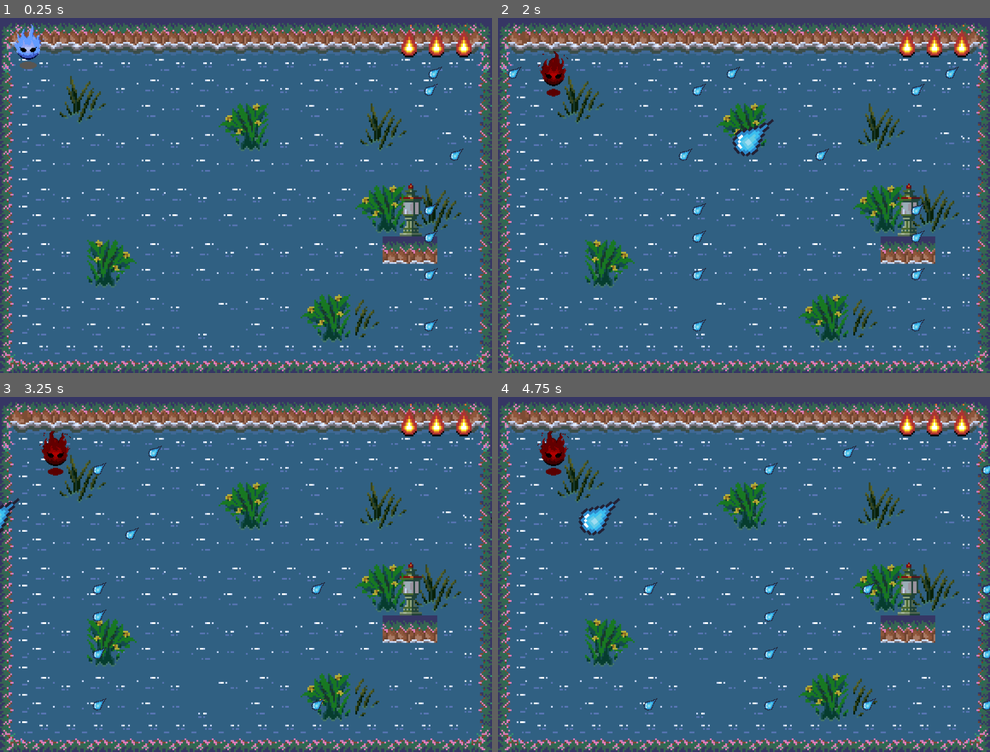
Above: before the commit, frames 1-4 (two rows, left to right).
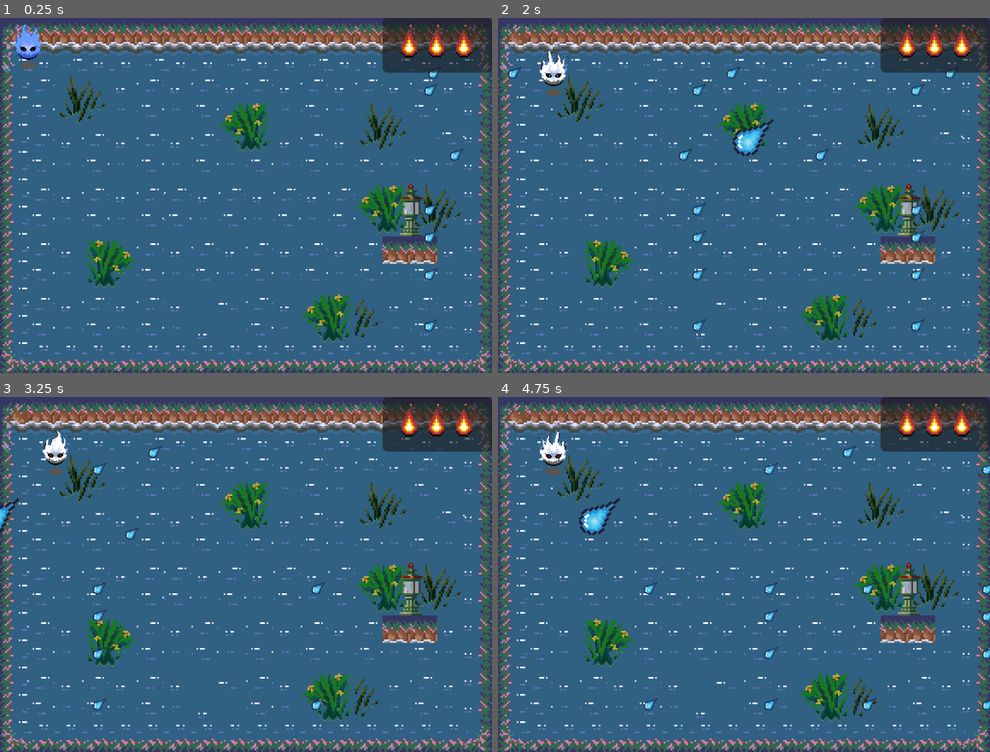
Above: after the commit, the same moments.

Repository: Edric723/Frogger_swamp
Game: Godot game, scene res://src/scenes/main.tscn
Same seed, same stepped clock (60 frames per second), same inputs: the game is played once before the commit and once after it.
Inputs:
- Up to frame 1 (0.25 s): no input
- Up to frame 2 (2 s): hold Right (right) 0.53-1.28 s; hold Down (down) from 1.28 s (still down)
- Up to frame 3 (3.25 s): release Down (down) at 2.03 s; hold Right (right) 2.03-2.78 s; hold Up (up) from 2.78 s (still down)
- Up to frame 4 (4.75 s): release Up (up) at 3.53 s; hold Left (left) from 3.53 s (still down)

The runs differ from the first frame. In frame 1, 3.1% of the frame differs, in the area x 2-100%, y 0-16%; in frame 2, 3.3%; in frame 3, 3.4%, in the area x 8-100%, y 0-23%; in frame 4, 3.4%.

Commit message:
Update - Hit animation, UI
- Animación de golpeado.
- Mejora de la implementación UI

Diff:
--- a/src/scenes/hud.tscn
+++ b/src/scenes/hud.tscn
@@ -1,65 +1,71 @@
-[gd_scene load_steps=3 format=3 uid="uid://gvrr7ct0jdht"]
+[gd_scene load_steps=2 format=3 uid="uid://gvrr7ct0jdht"]
 
 [ext_resource type="Script" uid="uid://7o7y6m2j6ysq" path="res://src/scripts/hud.gd" id="1_byxfp"]
-
-[sub_resource type="SystemFont" id="SystemFont_byxfp"]
-font_italic = true
-subpixel_positioning = 0
 
 [node name="hud" type="CanvasLayer"]
 script = ExtResource("1_byxfp")
 
 [node name="MarginContainer" type="MarginContainer" parent="."]
-anchors_preset = 15
+anchors_preset = 1
+anchor_left = 1.0
 anchor_right = 1.0
-anchor_bottom = 1.0
-grow_horizontal = 2
-grow_vertical = 2
-theme_override_constants/margin_left = 8
-theme_override_constants/margin_bottom = 8
-metadata/_edit_use_anchors_ = true
+grow_horizontal = 0
+size_flags_horizontal = 4
+size_flags_vertical = 4
 
-[node name="HBoxContainer" type="HBoxContainer" parent="MarginContainer"]
+[node name="PanelContainer" type="PanelContainer" parent="MarginContainer"]
+layout_mode = 2
+size_flags_horizontal = 4
+size_flags_vertical = 4
+
+[node name="HBoxContainer" type="HBoxContainer" parent="MarginContainer/PanelContainer"]
 layout_direction = 3
 layout_mode = 2
 size_flags_horizontal = 8
 size_flags_vertical = 0
 alignment = 2
 
-[node name="vidas" type="HBoxContainer" parent="MarginContainer/HBoxContainer"]
+[node name="vidas" type="HBoxContainer" parent="MarginContainer/PanelContainer/HBoxContainer"]
 unique_name_in_owner = true
 layout_mode = 2
 size_flags_horizontal = 8
+size_flags_vertical = 4
 theme_override_constants/separation = -16
 alignment = 2
 
-[node name="CenterContainer" type="CenterContainer" parent="MarginContainer"]
+[node name="Panel_Resultado" type="PanelContainer" parent="."]
 visible = false
-modulate = Color(1, 0.287307, 0.225237, 1)
+anchors_preset = 8
+anchor_left = 0.5
+anchor_top = 0.5
+anchor_right = 0.5
+anchor_bottom = 0.5
+grow_horizontal = 2
+grow_vertical = 2
+
+[node name="MarginContainer" type="MarginContainer" parent="Panel_Resultado"]
+layout_mode = 2
+theme_override_constants/margin_left = 8
+theme_override_constants/margin_top = 8
+theme_override_constants/margin_right = 8
+theme_override_constants/margin_bottom = 8
+
+[node name="GridContainer" type="GridContainer" parent="Panel_Resultado/MarginContainer"]
 layout_mode = 2
 size_flags_horizontal = 4
 size_flags_vertical = 4
+theme_override_constants/v_separation = 12
 
-[node name="PanelContainer" type="PanelContainer" parent="MarginContainer/CenterContainer"]
+[node name="resultado" type="Label" parent="Panel_Resultado/MarginContainer/GridContainer"]
 layout_mode = 2
+theme_override_font_sizes/font_size = 8
+horizontal_alignment = 1
 
-[node name="VBoxContainer" type="VBoxContainer" parent="MarginContainer/CenterContainer/PanelContainer"]
+[node name="Button" type="Button" parent="Panel_Resultado/MarginContainer/GridContainer"]
 layout_mode = 2
-theme_override_constants/separation = 16
-alignment = 1
-
-[node name="resultado" type="Label" parent="MarginContainer/CenterContainer/PanelContainer/VBoxContainer"]
-layout_mode = 2
-theme_override_fonts/font = SubResource("SystemFont_byxfp")
-theme_override_font_sizes/font_size = 9
-text = "Hoy has perdido chicx,
-pero no tiene por qué gustarte..."
-horizontal_alignment = 1
-justification_flags = 0
-
-[node name="restart_button" type="Button" parent="MarginContainer/CenterContainer/PanelContainer/VBoxContainer"]
-layout_mode = 2
-action_mode = 0
+size_flags_horizontal = 4
+size_flags_vertical = 4
+theme_override_font_sizes/font_size = 8
 text = "Restart"
 
-[connection signal="pressed" from="MarginContainer/CenterContainer/PanelContainer/VBoxContainer/restart_button" to="." method="_on_button_pressed"]
+[connection signal="pressed" from="Panel_Resultado/MarginContainer/GridContainer/Button" to="." method="_on_button_pressed"]
--- a/src/scenes/jugador.tscn
+++ b/src/scenes/jugador.tscn
@@ -1,9 +1,26 @@
-[gd_scene load_steps=19 format=3 uid="uid://8ugbuspd7oas"]
+[gd_scene load_steps=24 format=3 uid="uid://8ugbuspd7oas"]
 
 [ext_resource type="Script" uid="uid://u4qwqdn5mqqo" path="res://src/scripts/jugador.gd" id="1_43by6"]
 [ext_resource type="Texture2D" uid="uid://bfejxa0a7svl8" path="res://_assets/sprite_side.png" id="2_43by6"]
 [ext_resource type="Texture2D" uid="uid://78kkxacfjtnb" path="res://_assets/sprite_backward.png" id="2_ptpvi"]
+[ext_resource type="Texture2D" uid="uid://b4njg07nawrou" path="res://_assets/sprite_hit.png" id="2_ysq4x"]
 [ext_resource type="Texture2D" uid="uid://b5mew0krtjij7" path="res://_assets/sprite_forward.png" id="3_ptpvi"]
+
+[sub_resource type="AtlasTexture" id="AtlasTexture_akwx8"]
+atlas = ExtResource("2_ysq4x")
+region = Rect2(0, 0, 64, 64)
+
+[sub_resource type="AtlasTexture" id="AtlasTexture_lmfeb"]
+atlas = ExtResource("2_ysq4x")
+region = Rect2(64, 0, 64, 64)
+
+[sub_resource type="AtlasTexture" id="AtlasTexture_5113h"]
+atlas = ExtResource("2_ysq4x")
+region = Rect2(0, 64, 64, 64)
+
+[sub_resource type="AtlasTexture" id="AtlasTexture_x31eb"]
+atlas = ExtResource("2_ysq4x")
+region = Rect2(64, 64, 64, 64)
 
 [sub_resource type="AtlasTexture" id="AtlasTexture_45smq"]
 atlas = ExtResource("2_ptpvi")
@@ -55,6 +72,23 @@
 
 [sub_resource type="SpriteFrames" id="SpriteFrames_fgn7w"]
 animations = [{
+"frames": [{
+"duration": 1.0,
+"texture": SubResource("AtlasTexture_akwx8")
+}, {
+"duration": 1.0,
+"texture": SubResource("AtlasTexture_lmfeb")
+}, {
+"duration": 1.0,
+"texture": SubResource("AtlasTexture_5113h")
+}, {
+"duration": 1.0,
+"texture": SubResource("AtlasTexture_x31eb")
+}],
+"loop": true,
+"name": &"hit",
+"speed": 5.0
+}, {
 "frames": [{
 "duration": 1.0,
 "texture": SubResource("AtlasTexture_45smq")
@@ -117,9 +151,7 @@
 
 [node name="AnimatedSprite2D" type="AnimatedSprite2D" parent="."]
 sprite_frames = SubResource("SpriteFrames_fgn7w")
-animation = &"idle_forward"
-frame = 1
-frame_progress = 0.417303
+animation = &"hit"
 
 [node name="CollisionShape2D" type="CollisionShape2D" parent="."]
 position = Vector2(0, -0.5)
--- a/src/scripts/hud.gd
+++ b/src/scripts/hud.gd
@@ -3,10 +3,12 @@
 class_name Hud
 
 @onready var vidas: HBoxContainer = %vidas
-@onready var center_container: CenterContainer = $MarginContainer/CenterContainer
-@onready var panel_container: PanelContainer = $MarginContainer/CenterContainer/PanelContainer
-@onready var resultado: Label = $MarginContainer/CenterContainer/PanelContainer/VBoxContainer/resultado
+@onready var resultado: Label = $Panel_Resultado/MarginContainer/GridContainer/resultado
+@onready var panel_resultado: PanelContainer = $Panel_Resultado
 @onready var fondo_vidas: ColorRect = $MarginContainer/HBoxContainer/fondo_vidas
+
+
+
 
 ## Variables
 var textura_vida = preload("res://_assets/vidas.png")
@@ -39,12 +41,13 @@
 
 func mostrar_victoria():
 	resultado.text = "Válido para un aprobado!"
-	center_container.show()
+	panel_resultado.show()
 
 
 func mostrar_derrota():
-	#resultado.text = ""
-	center_container.show()
+	resultado.text = "Hoy has perdido chicx,\npero no tiene por qué gustarte..."
+	panel_resultado.show()
+
 
 
 func _on_button_pressed() -> void:
--- a/src/scripts/jugador.gd
+++ b/src/scripts/jugador.gd
@@ -93,8 +93,8 @@
 
 func muere() :
 	collision_shape_2d.set_deferred("disabled", true)
-	animated_sprite_2d.self_modulate = Color(1, 0, 0)
-	#animated_sprite_2d.play("hit")
+	#animated_sprite_2d.self_modulate = Color(1, 0, 0)
+	animated_sprite_2d.play("hit")
 	set_process_input(false)
 	timer.start()
 
Binary file added: _assets/sprite_hit.png
Not shown, added: _assets/sprite_hit.png.import
